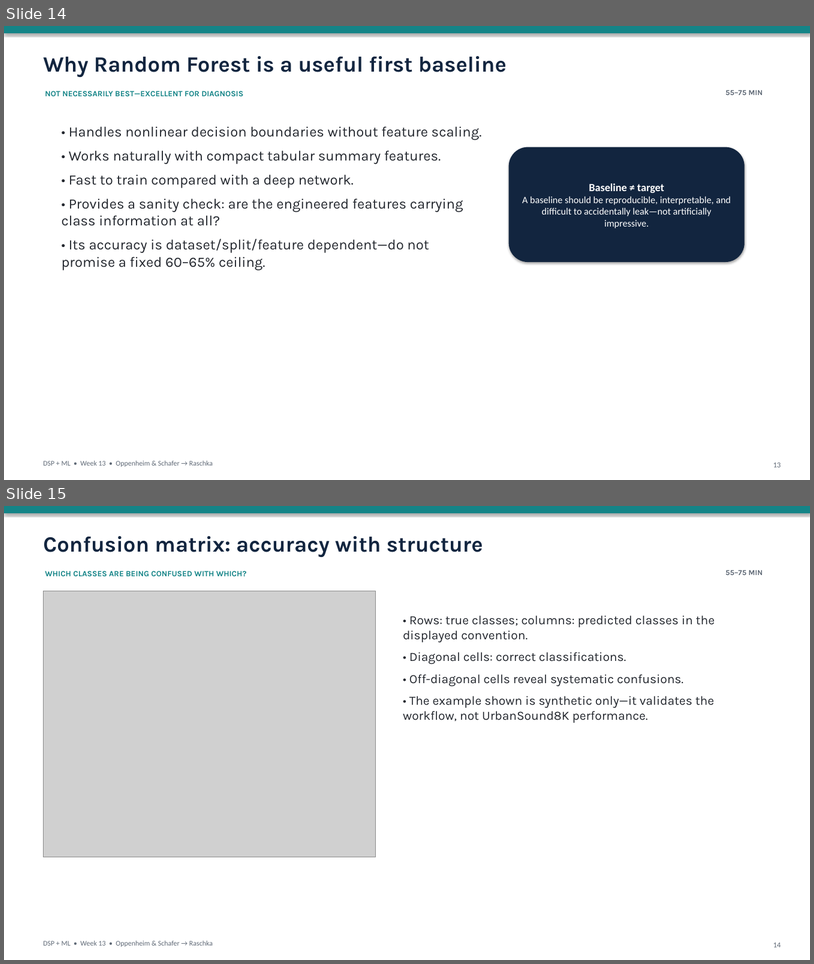
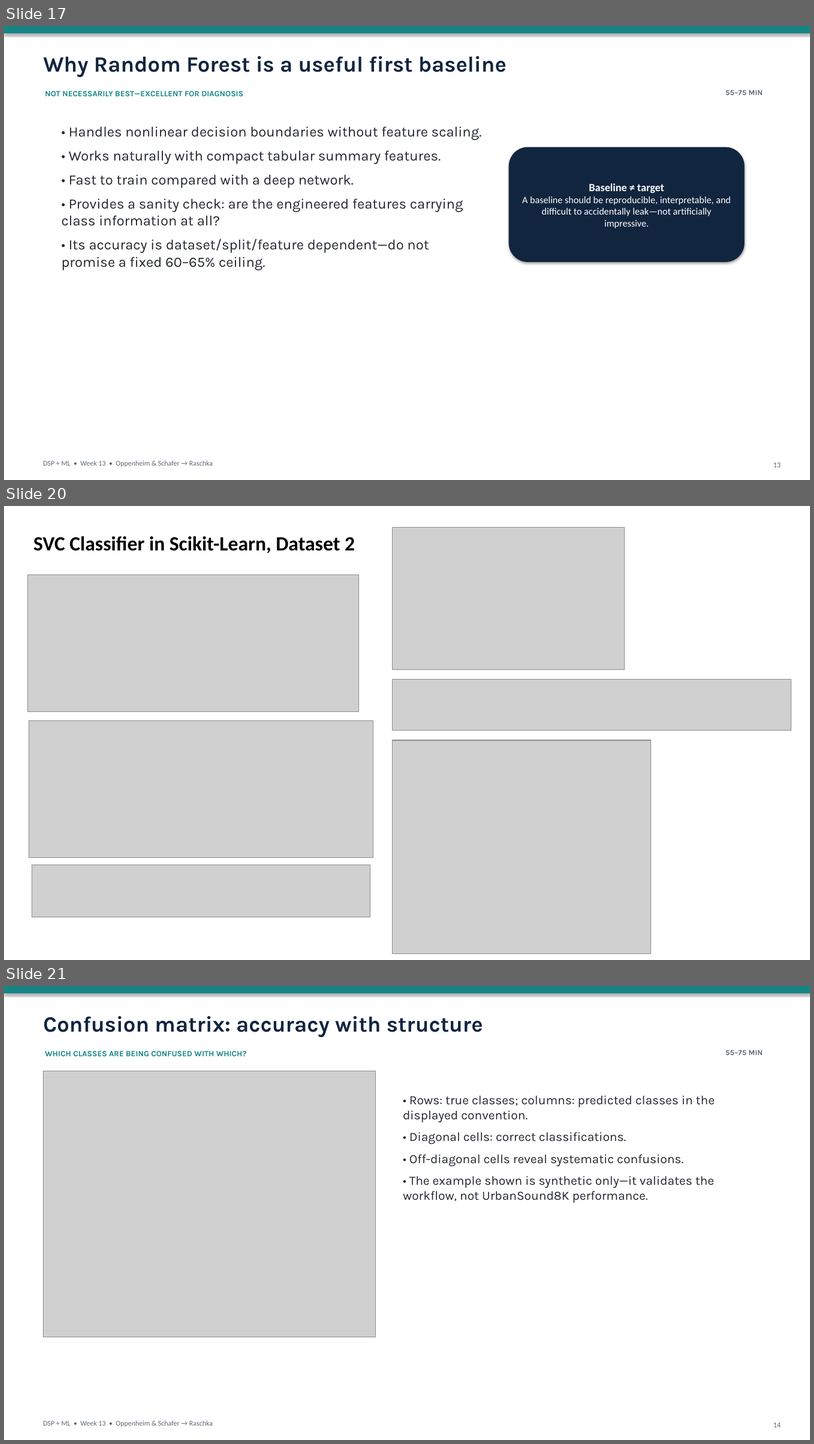
Before and after one commit to mathys2000/ecen45632_f26, a slide deck: lecture_slides/Week13_Lecture26_ML_Foundations_ScikitLearn_111226_myAnnotated.pptx. Shown one above the other, each under a label of ours: slides 14 and 15 before the commit, slides 17, 20 and 21 after it; the slides between them are not shown. The pictures are 814x964 and 814x1444 pixels, drawn with LibreOffice and Linux fonts; fonts in the diff are those of the drawing; grey boxes stand for pictures. Boxes give left, top, right and bottom in pixels: in the first picture for what was removed or moved away, otherwise in the second. Text is boxed around its words. In the diff, an @@ line names an element or a change of style, - is before the commit and + after.

```diff
--- a/lecture_slides/Week13_Lecture26_ML_Foundations_ScikitLearn_111226_myAnnotated.pptx
+++ b/lecture_slides/Week13_Lecture26_ML_Foundations_ScikitLearn_111226_myAnnotated.pptx
@@ slide 20 added at <box>4,506,810,960</box>, background #FFFFFF @@
@@ text added at <box>33,536,355,553</box>, 24 pt, text #000000, bold @@
+SVC Classifier in Scikit-Learn, Dataset 2
@@ picture added at <box>392,527,624,669</box> @@
@@ picture added at <box>27,575,359,712</box> @@
@@ picture added at <box>392,679,791,730</box> @@
@@ picture added at <box>29,721,374,858</box> @@
@@ picture added at <box>392,740,651,954</box> @@
@@ picture added at <box>32,865,371,918</box> @@
@@ what was slide 14 is now slide 17 @@
@@ what was slide 15 is now slide 21 @@
```
Also in this commit, not shown: 11 slides changed, 5 other slides added, 14 other files.
